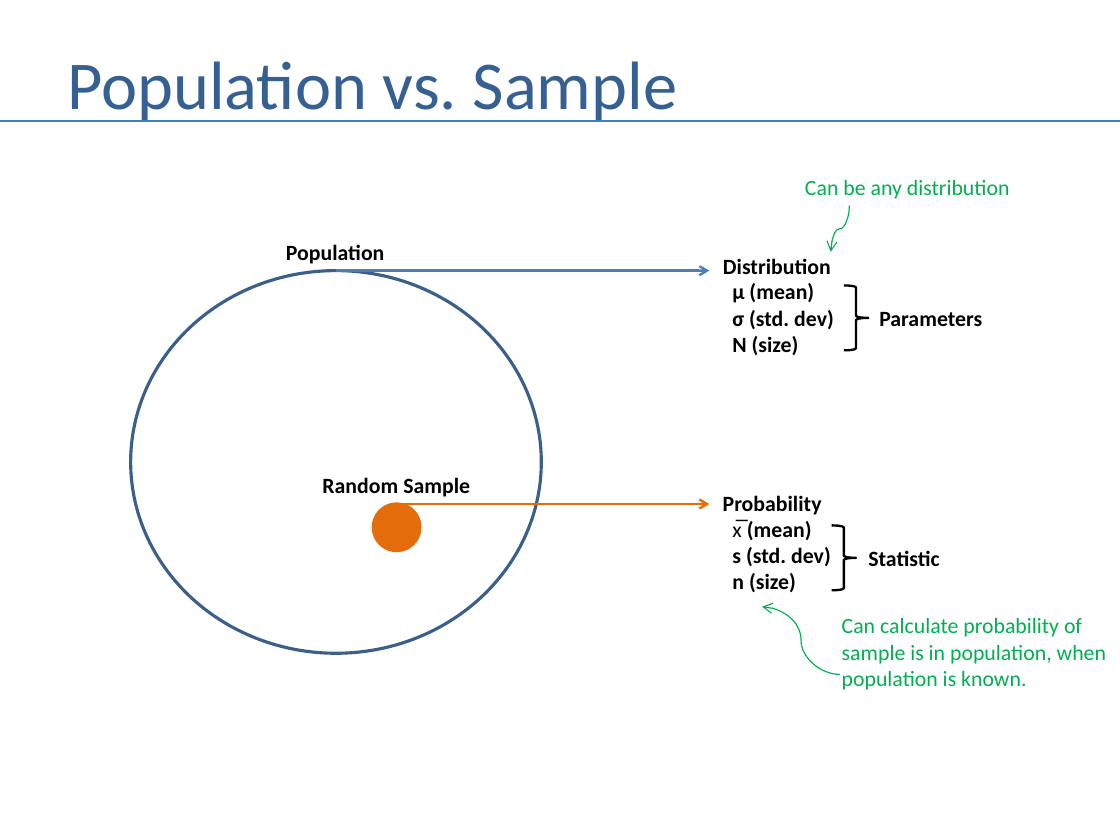
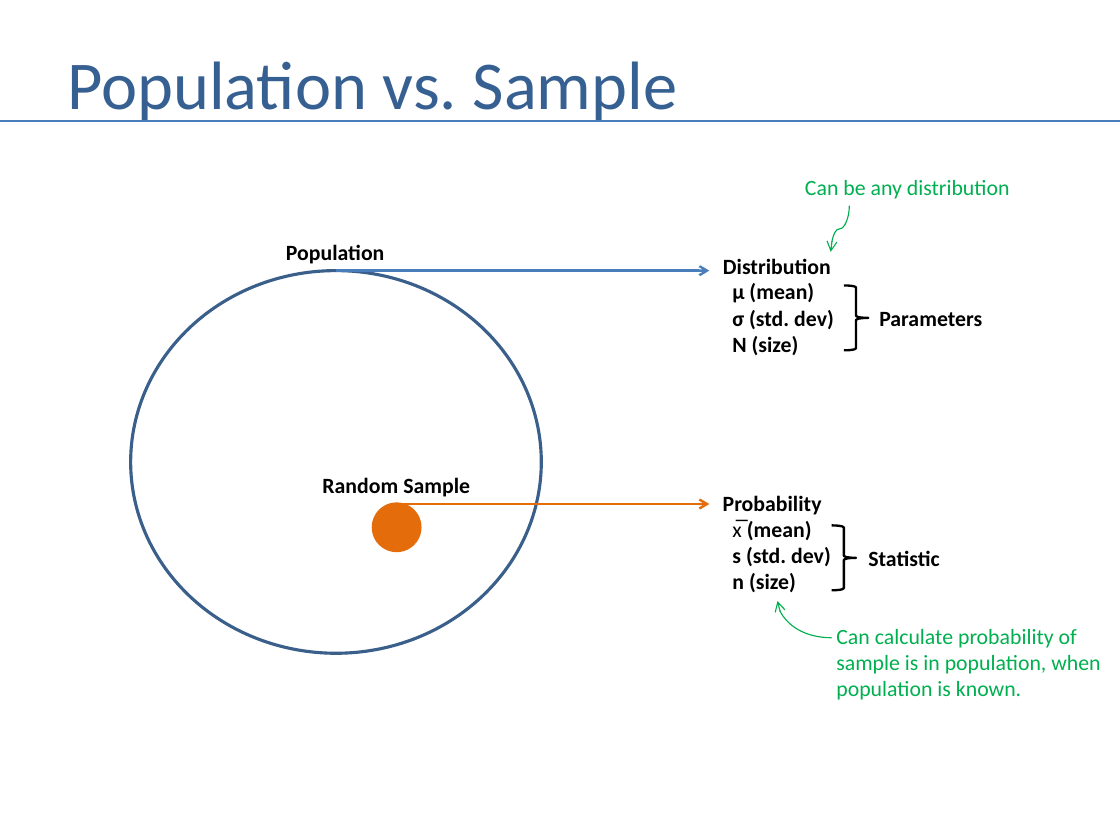
Before and after one commit to andrewferlitsch/Portland-Data-Science-Group, a slide deck: slide 8 of Presentations/Stats - Basics - Terms.pptx. Drawn at 1120x840 pixels with LibreOffice and Linux fonts; fonts in the diff are those of the drawing. Boxes give left, top, right and bottom in pixels: in the first picture for what was removed or moved away, otherwise in the second. Text is boxed around its words. In the diff, an @@ line names an element or a change of style, - is before the commit and + after.

```diff
--- a/Presentations/Stats - Basics - Terms.pptx
+++ b/Presentations/Stats - Basics - Terms.pptx
@@ curved arrow moved from (840, 674) - (762, 607) to (832, 637) - (777, 601) @@
@@ text "Can calculate probability of": place and size @@
-text "Can calculate probability of" at <box>842,618,1106,690</box>
+text "Can calculate probability of" at <box>836,629,1100,700</box>
```
Also in this commit, not shown: 2 other slides changed, 2 other files.
